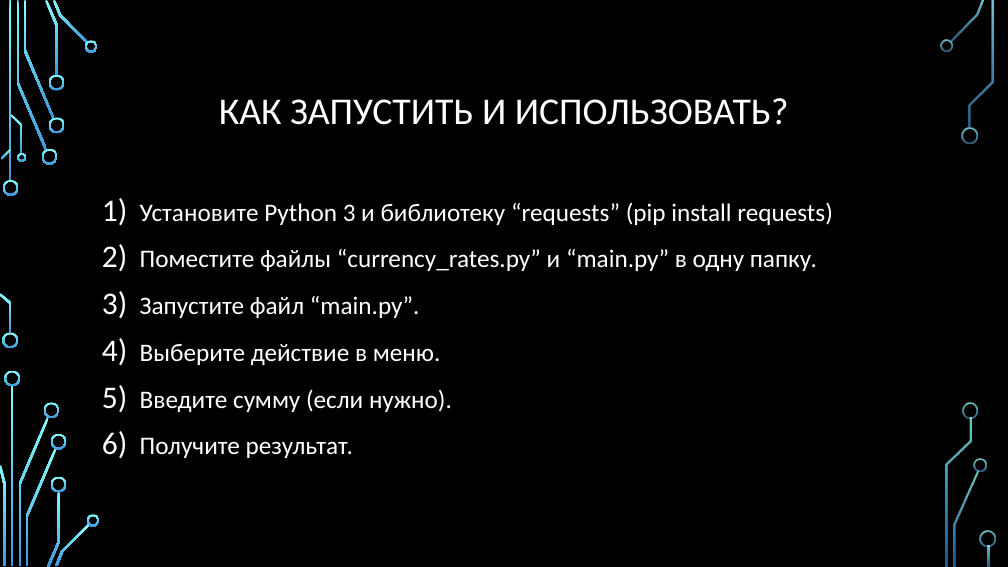
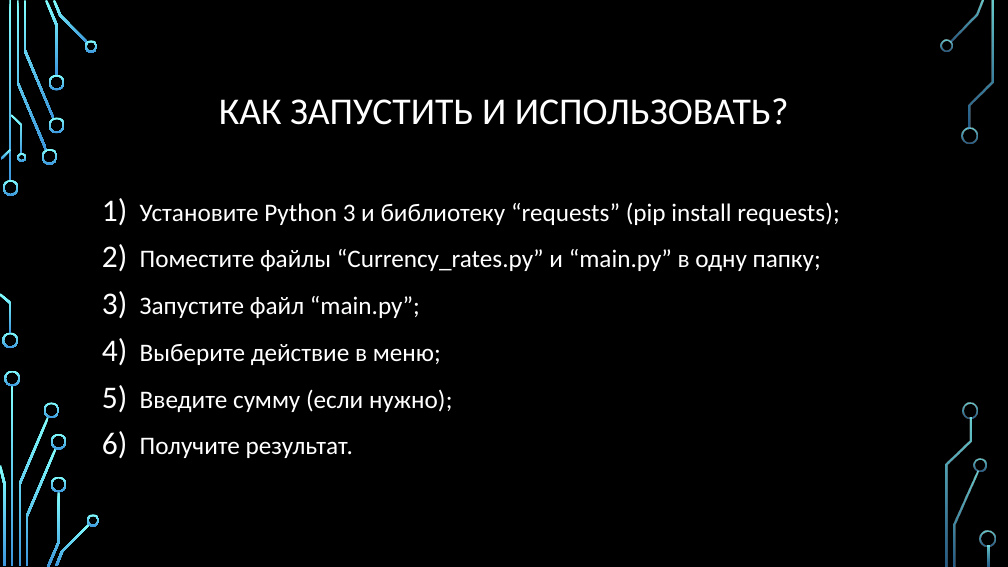
Before and after one commit to BlackPaganYT/Currency_Rates, a slide deck: slide 6 of Конвентатор валют.pptx (slide 7 before the commit). Drawn at 1008x567 pixels with LibreOffice and Linux fonts; fonts in the diff are those of the drawing; background and template pictures are left out. Boxes give left, top, right and bottom in pixels: in the first picture for what was removed or moved away, otherwise in the second. Text is boxed around its words. In the diff, an @@ line names an element or a change of style, - is before the commit and + after.

```diff
--- a/Конвентатор валют.pptx
+++ b/Конвентатор валют.pptx
@@ text at [140, 202, 839, 412]: text changed @@
-1) Установите Python 3 и библиотеку “requests” (pip install requests)
-2) Поместите файлы “currency_rates.py” и “main.py” в одну папку.
-3) Запустите файл “main.py”.
-4) Выберите действие в меню.
-5) Введите сумму (если нужно).
+1) Установите Python 3 и библиотеку “requests” (pip install requests);
+2) Поместите файлы “Currency_rates.py” и “main.py” в одну папку;
+3) Запустите файл “main.py”;
+4) Выберите действие в меню;
+5) Введите сумму (если нужно);
```
Also in this commit, not shown: 6 other slides changed, 1 slide removed.
